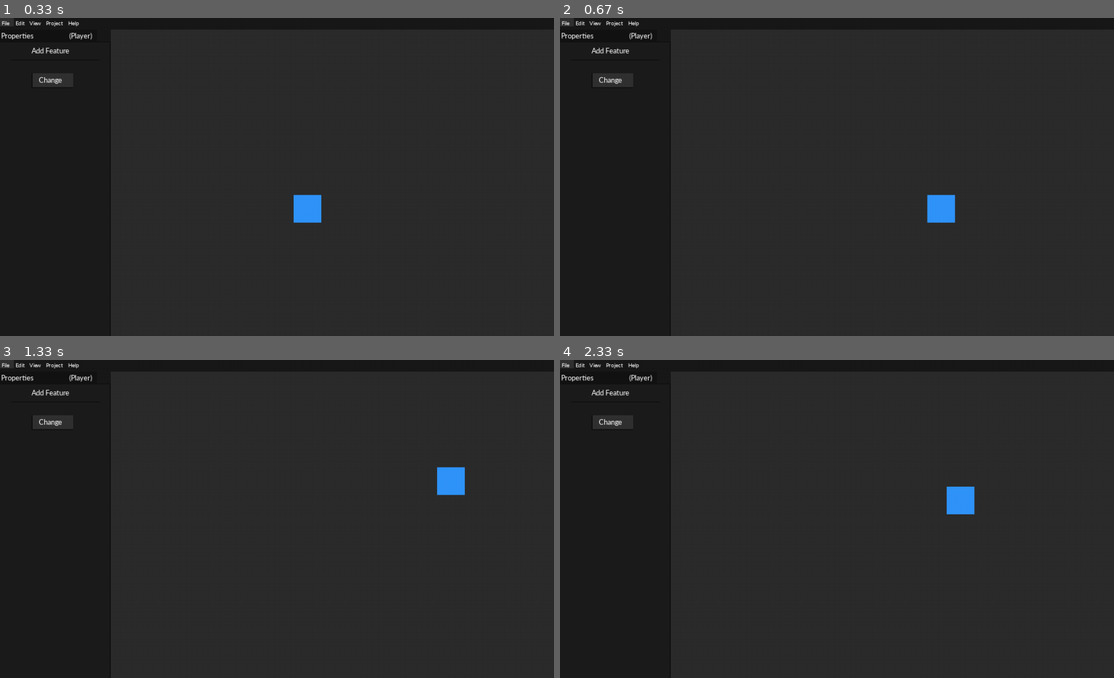
Above: before the commit, frames 1-4 (two rows, left to right).
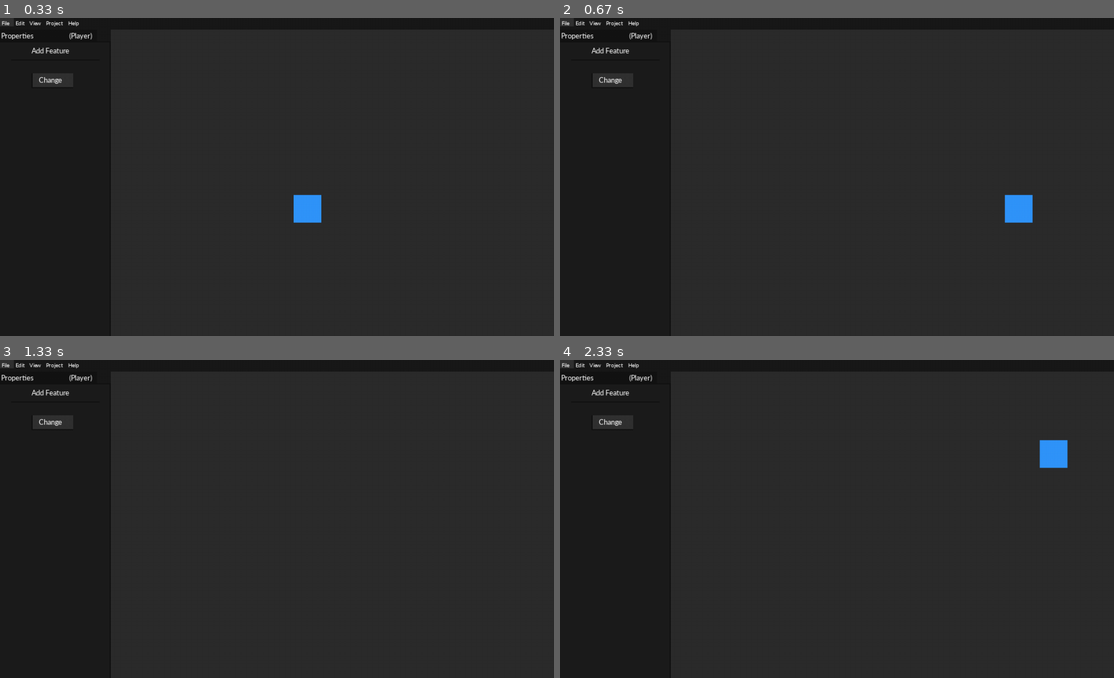
Above: after the commit, the same moments.

Repository: Light-Lens/Hexa
Game: pygame game, started from Hexa.py
Same seed, same stepped clock (60 frames per second), same inputs: the game is played once before the commit and once after it.
Inputs:
- Up to frame 1 (0.33 s): no input
- Up to frame 2 (0.67 s): hold Right from 0.33 s (still down)
- Up to frame 3 (1.33 s): release Right at 0.8 s; hold Up 0.83-1.13 s; hold Right from 1.17 s (still down)
- Up to frame 4 (2.33 s): release Right at 1.63 s; hold Left 1.67-2.2 s; hold Down from 2.23 s (still down)

Frame 1 is identical in both runs. In frame 2, 0.9% of the frame differs, in the area x 66-86%, y 55-65%; in frame 3, 0.4%; in frame 4, 0.9%.

Commit message:
Increase the FRAME RATE

Diff:
--- a/Hexa.py
+++ b/Hexa.py
@@ -1,5 +1,5 @@
-# Hexa programming language
-# Modules are imported that will be used in Hexa programming language.
+# Hexa game engine
+# Modules are imported that will be used in Hexa game engine.
 from colorama import Fore, Back, Style
 from colorama import init
 import random
@@ -177,7 +177,7 @@
 Change_Border = GUI.Label((18, 18, 18), 57, 125, 75, 2)
 Change_Left_Border = GUI.Label((18, 18, 18), 57, 100, 2, 25)
 while Loop:
-	clock.tick(60)
+	clock.tick(120)
 	Display.fill((44, 44, 44))
 
 	Keys = pygame.key.get_pressed()
Not shown, changed: Compile.bat
